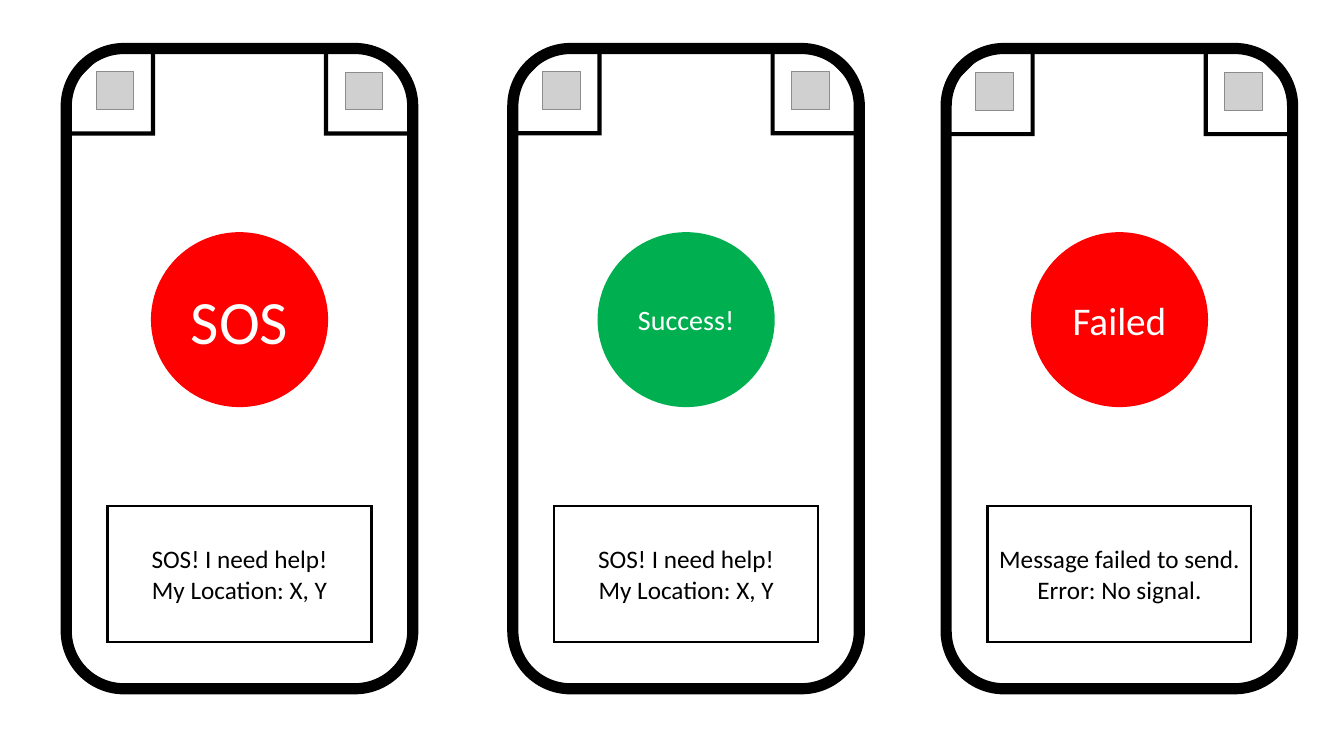
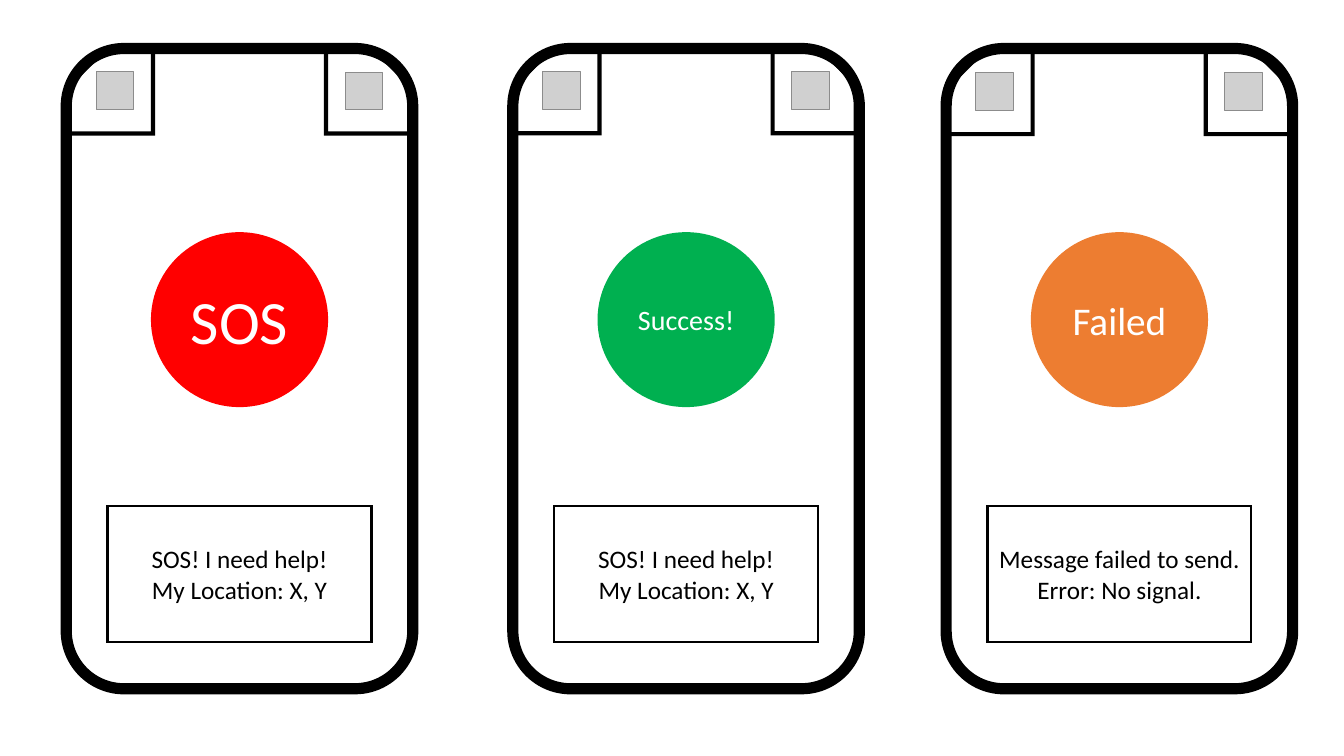
Before and after one commit to wengxu/CSE4471_SOS_App, a slide deck: slide 2 of StoryBoardSOS.pptx. Drawn at 1344x756 pixels with LibreOffice and Linux fonts; fonts in the diff are those of the drawing; grey boxes stand for pictures. Boxes give left, top, right and bottom in pixels: in the first picture for what was removed or moved away, otherwise in the second. Text is boxed around its words. In the diff, an @@ line names an element or a change of style, - is before the commit and + after.

```diff
--- a/StoryBoardSOS.pptx
+++ b/StoryBoardSOS.pptx
@@ ellipse "Failed" at box(1033, 234, 1207, 404): fill #FF0000 to #ED7D31; outline #FF0000 3 pt to #ED7D31 3 pt @@
```
